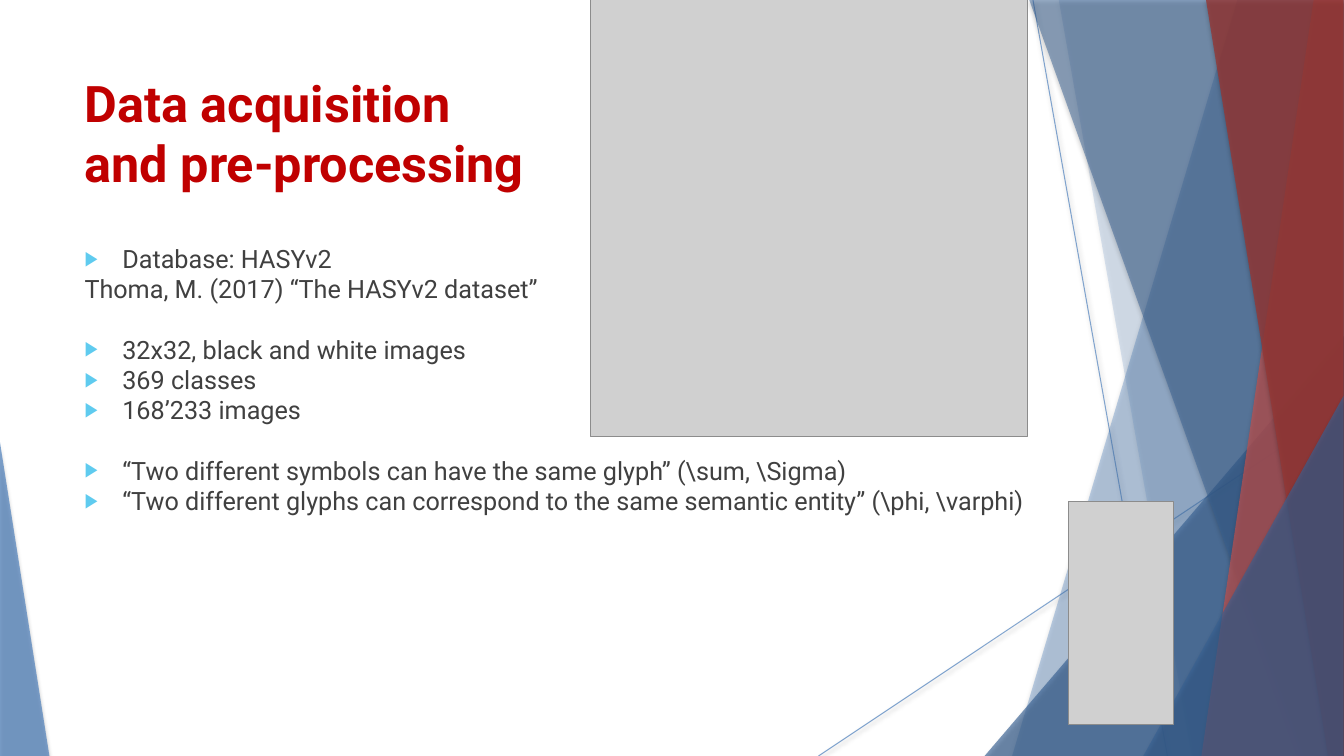
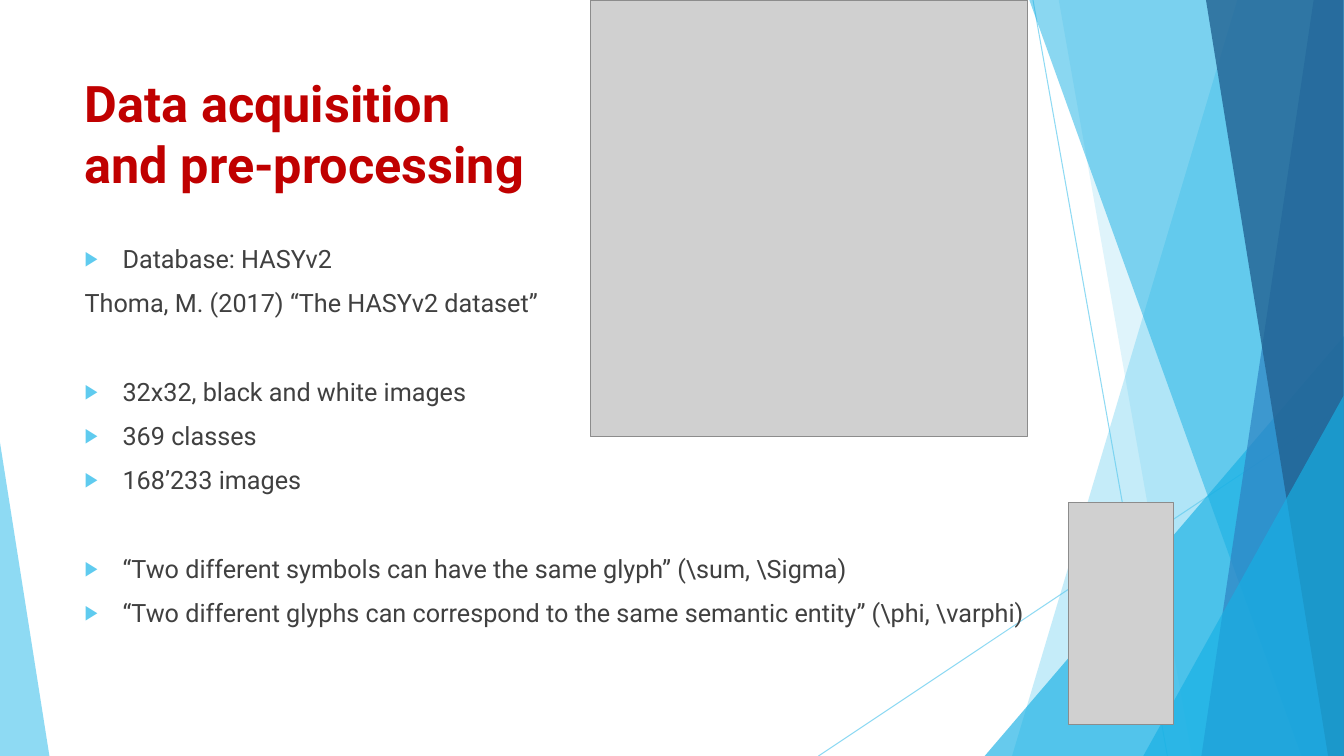
Before and after one commit to DavidS3141/HandwrittenEquationRecognizer, a slide deck: slide 3 of report/presentation/HER - Presentation.pptx. Drawn at 1344x756 pixels with LibreOffice and Linux fonts; fonts in the diff are those of the drawing; grey boxes stand for pictures. Boxes give left, top, right and bottom in pixels: in the first picture for what was removed or moved away, otherwise in the second. Text is boxed around its words. In the diff, an @@ line names an element or a change of style, - is before the commit and + after.

```diff
--- a/report/presentation/HER - Presentation.pptx
+++ b/report/presentation/HER - Presentation.pptx
@@ freeform shape at box(1012, 0, 1344, 756): fill #4F81BD at 36% opacity to #5FCBEF at 36% opacity; shadow off @@
@@ freeform shape at box(1029, 0, 1344, 756): fill #376092 at 50% opacity to #17B0E4 at 50% opacity; shadow off @@
@@ line (1033, 0) - (1168, 756): stroke #4F81BD 0.74 pt to #5FCBEF 0.75 pt @@
@@ freeform shape at box(1059, 0, 1344, 756): fill #4F81BD at 20% opacity to #5FCBEF at 20% opacity; shadow off; outline redrawn @@
@@ freeform shape at box(1202, 0, 1344, 756): fill #C0504D at 70% opacity to #2E83C3 at 70% opacity; shadow off @@
@@ freeform shape at box(1206, 0, 1344, 756): fill #953735 at 80% opacity to #226292 at 80% opacity; shadow off @@
@@ text "Database: HASYv2" at box(85, 249, 1023, 628): indent changed; more space between paragraphs @@
@@ triangle at box(985, 336, 1344, 756): fill #376092 at 66% opacity to #17B0E4 at 66% opacity; shadow off @@
@@ line (1344, 406) - (819, 756): stroke #4F81BD 0.74 pt to #5FCBEF 0.75 pt @@
@@ triangle at box(1143, 396, 1344, 756): fill #376092 at 66% opacity to #17B0E4 at 66% opacity; shadow off @@
@@ triangle at box(0, 443, 49, 756): fill #4F81BD at 70% opacity to #5FCBEF at 70% opacity; shadow off @@
```
Also in this commit, not shown: 5 other slides changed, 3 slides added, 2 slides removed, 1 other file.
